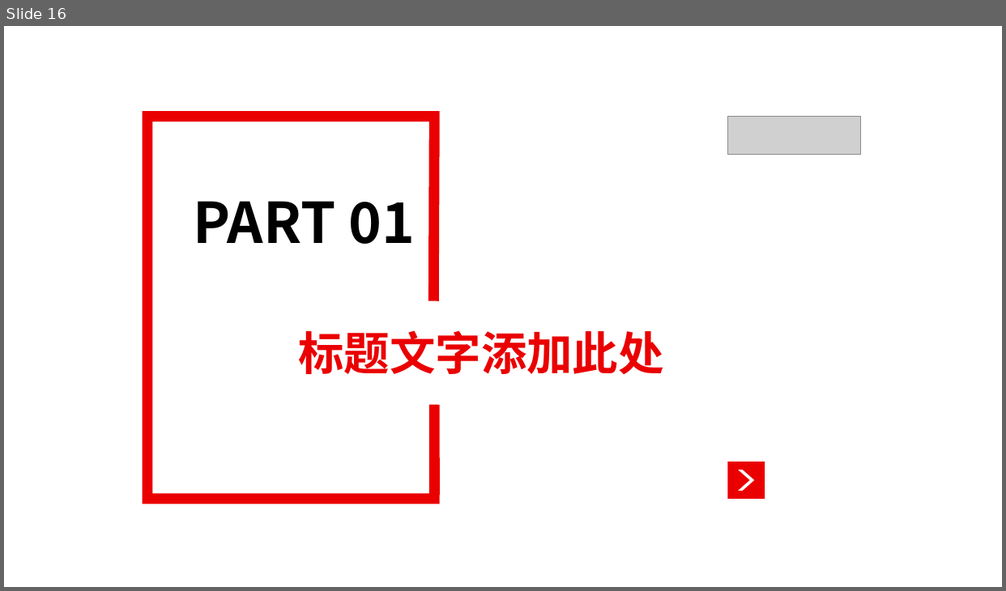
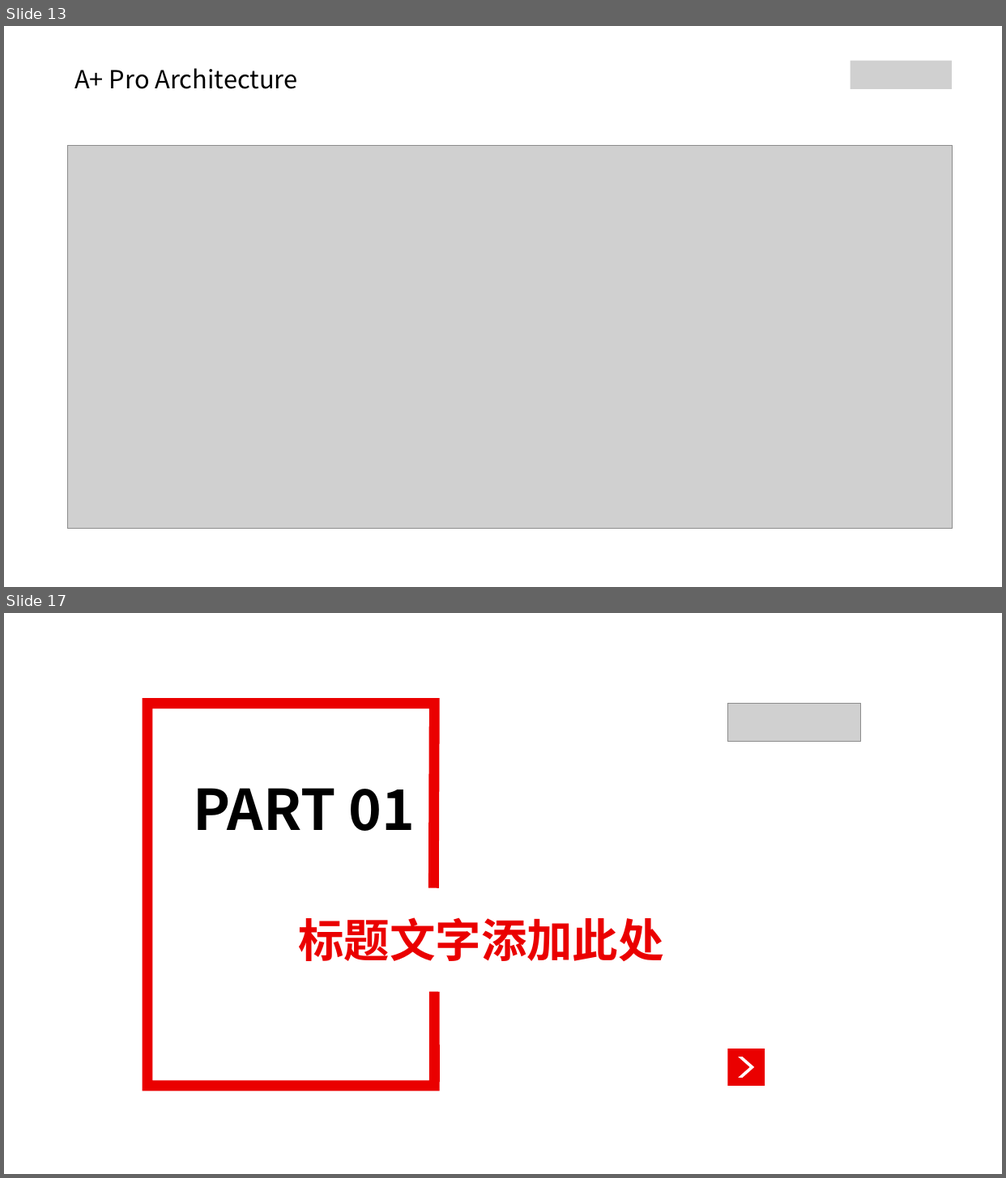
Before and after one commit to Andy888888/Mobile_Develop_Res, a slide deck: PPT/燕文强2020-2021年度述职报告.pptx. Shown one above the other, each under a label of ours: slide 16 before the commit, slides 13 and 17 after it; the slides between them are not shown. The pictures are 1006x591 and 1006x1178 pixels, drawn with LibreOffice and Linux fonts; fonts in the diff are those of the drawing; grey boxes stand for pictures. Boxes give left, top, right and bottom in pixels: in the first picture for what was removed or moved away, otherwise in the second. Text is boxed around its words. In the diff, an @@ line names an element or a change of style, - is before the commit and + after.

```diff
--- a/PPT/燕文强2020-2021年度述职报告.pptx
+++ b/PPT/燕文强2020-2021年度述职报告.pptx
@@ slide 13 added at (4, 26, 1002, 587), background #FFFFFF @@
@@ text added at (74, 68, 298, 89), 24 pt, text #000000 @@
+A+ Pro Architecture
@@ picture added at (850, 61, 953, 89) @@
@@ picture added at (68, 145, 953, 529) @@
@@ what was slide 16 is now slide 17 @@
```
Also in this commit, not shown: 28 slides changed, 8 other slides added, 8 slides removed.
